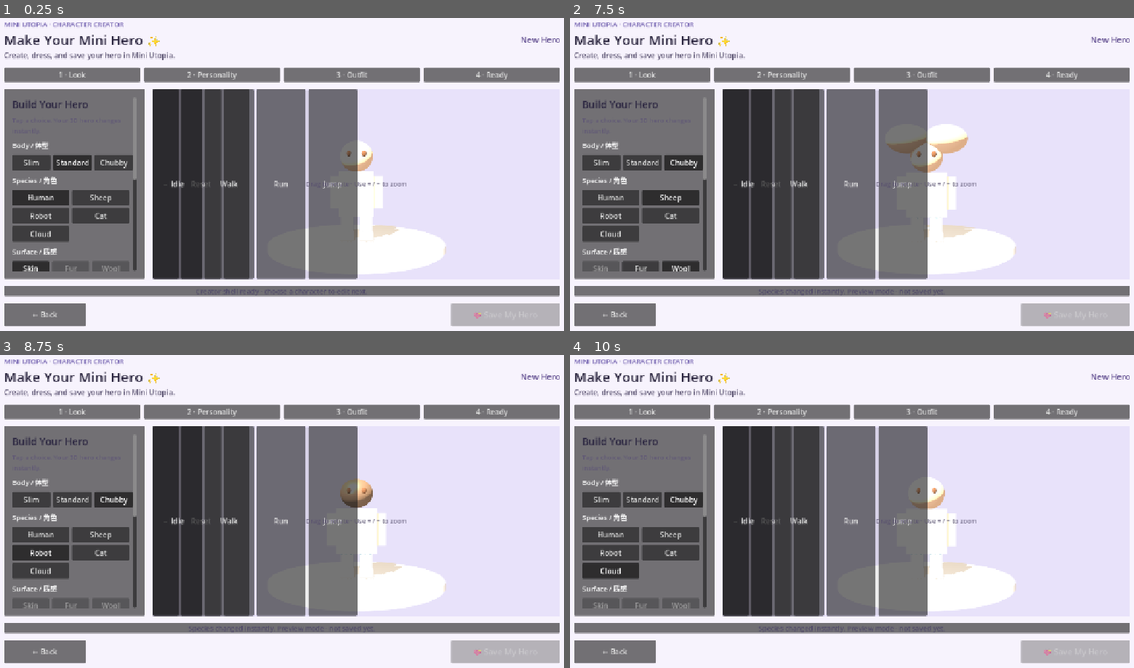
Above: before the commit, frames 1-4 (two rows, left to right).
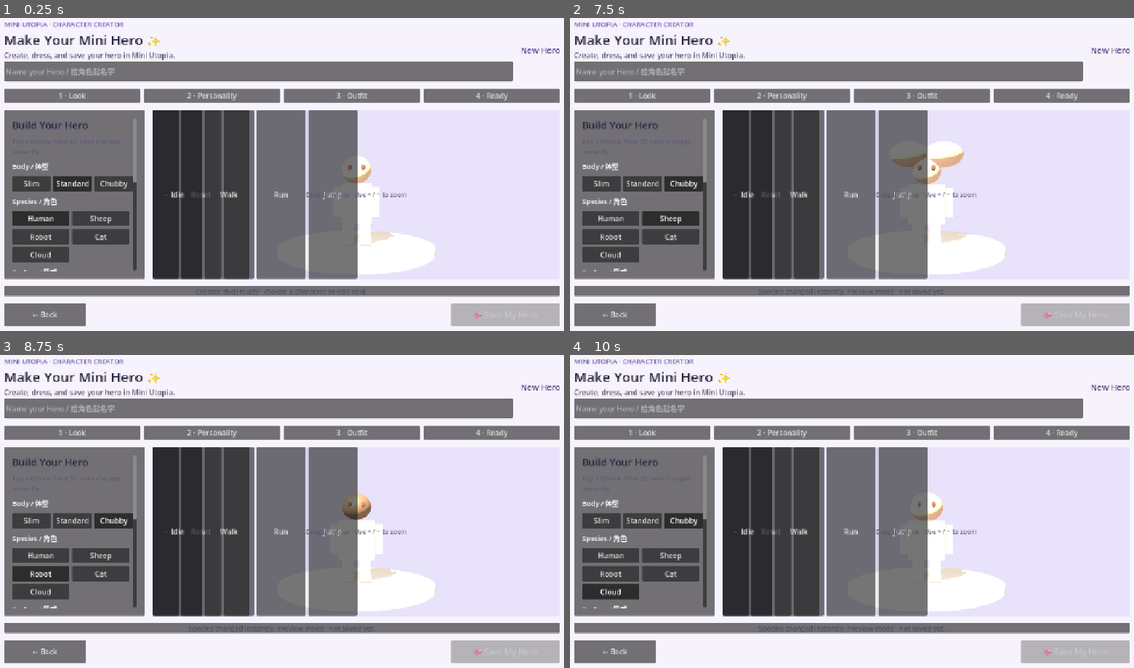
Above: after the commit, the same moments.

Repository: Mrlukahuang/mini-utopia-studio
Game: Godot game, scene res://scenes/character_creator.tscn
The game is run twice, just before and just after one commit, with the same random seed, the same clock (stepped at 60 frames per second) and the same inputs. This scene is started directly instead of the project's main scene.
Inputs:
- Up to frame 1 (0.25 s): no input
- Up to frame 2 (7.5 s): click "4 · Ready" at 0.5 s; click "4 · Ready" at 1.25 s; click "1 · Look" at 2 s; click "2 · Personality" at 2.75 s; click "3 · Outfit" at 3.5 s; click "Slim" at 4.25 s; click "Standard" at 5 s; click "Chubby" at 5.75 s; click "Human" at 6.5 s; click "Sheep" at 7.25 s
- Up to frame 3 (8.75 s): click "Robot" at 8 s
- Up to frame 4 (10 s): click "Cat" at 8.75 s; click "Cloud" at 9.5 s

The runs differ from the first frame. In frame 1, 14% of the frame differs, in the area x 0-100%, y 6-82%; in frame 2, 15%; in frame 3, 14%; in frame 4, 14%.

Commit message:
creator: add child-friendly name input to 3D Hero Creator

Diff:
--- a/godot/scenes/character_creator.tscn
+++ b/godot/scenes/character_creator.tscn
@@ -67,6 +67,13 @@
 theme_override_colors/font_color = Color(0.34, 0.31, 0.43, 1)
 theme_override_font_sizes/font_size = 16
 text = "Create, dress, and save your hero in Mini Utopia."
+
+[node name="HeroNameInput" type="LineEdit" parent="RootMargin/MainColumn/HeaderRow/TitleColumn"]
+custom_minimum_size = Vector2(240, 44)
+layout_mode = 2
+placeholder_text = "Name your Hero / 给角色起名字"
+max_length = 120
+caret_blink = true
 
 [node name="CharacterLabel" type="Label" parent="RootMargin/MainColumn/HeaderRow"]
 layout_mode = 2
